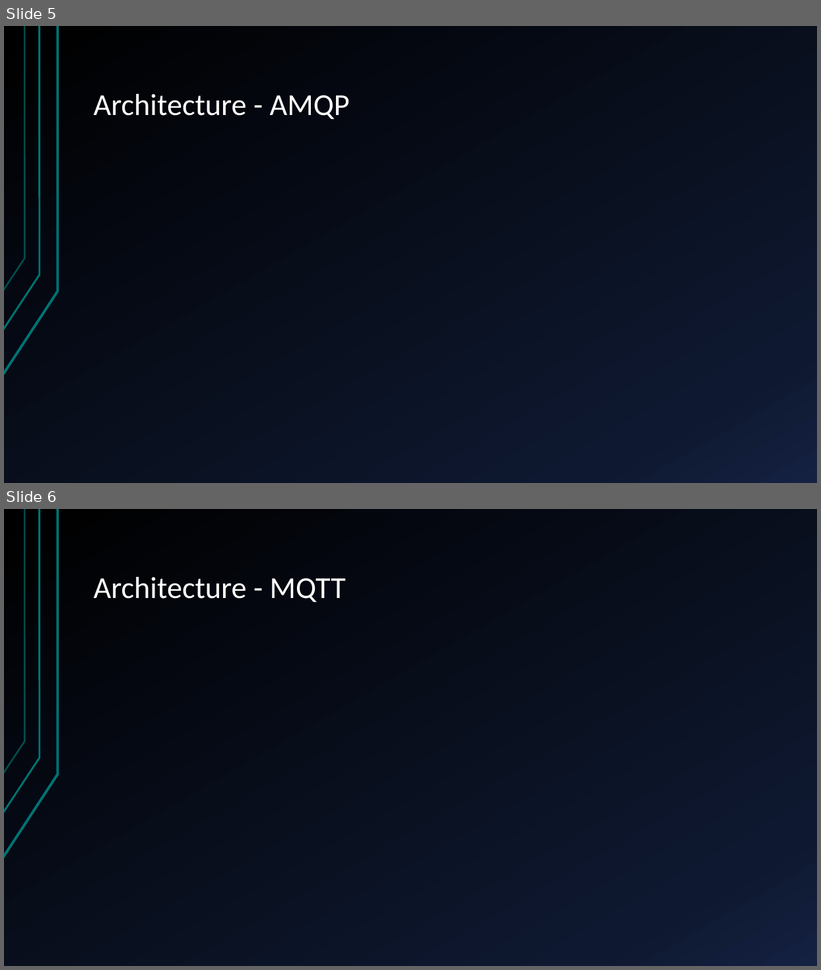
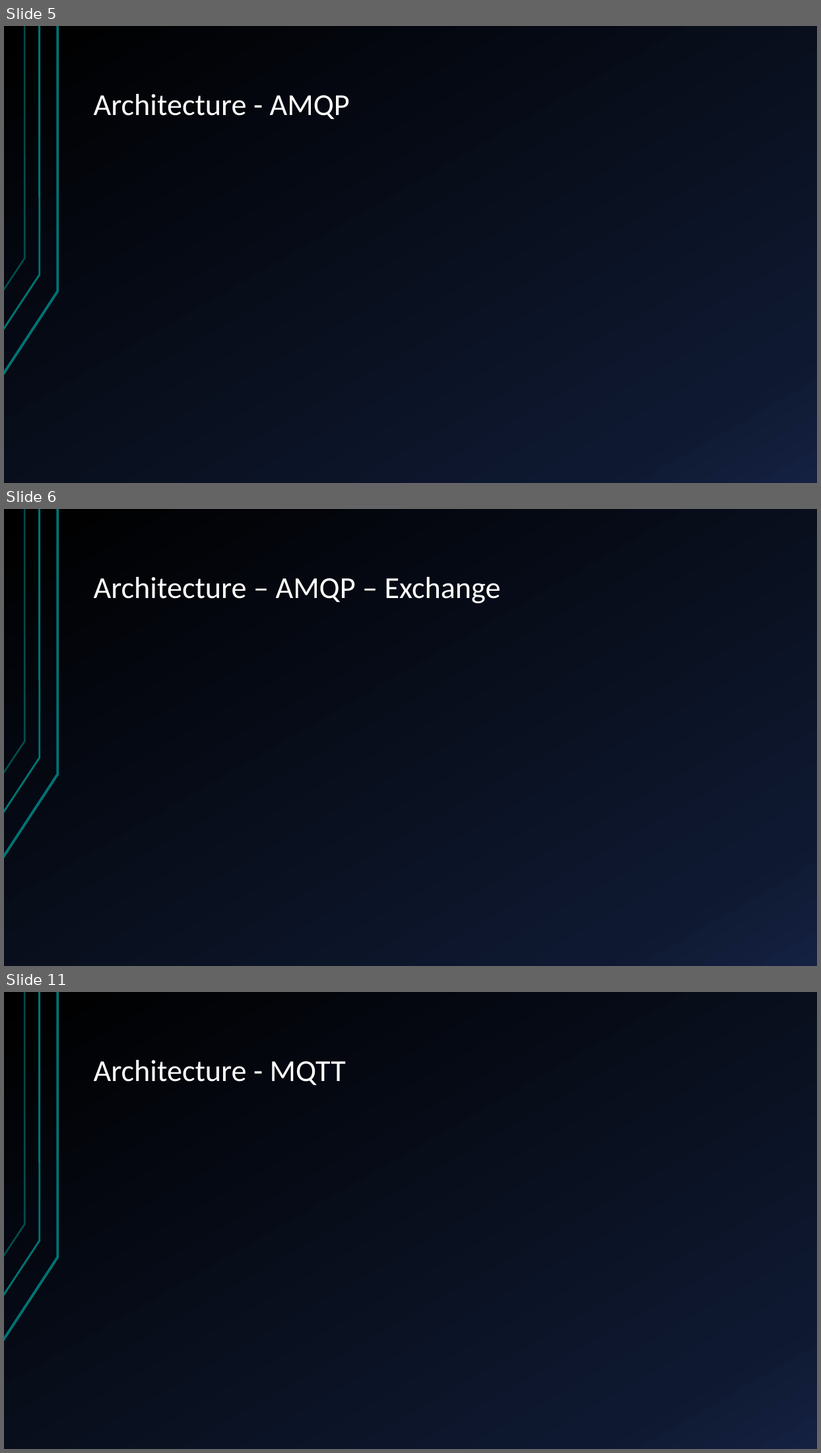
Before and after one commit to marc7666/Distributed-computing-course, a slide deck: Activities/Activity 2/RabbitMQ – components, benefits and application.pptx. Shown one above the other, each under a label of ours: slides 5 and 6 before the commit, slides 5, 6 and 11 after it; the slides between them are not shown. The pictures are 821x970 and 821x1453 pixels, drawn with LibreOffice and Linux fonts; fonts in the diff are those of the drawing. Boxes give left, top, right and bottom in pixels: in the first picture for what was removed or moved away, otherwise in the second. Text is boxed around its words. In the diff, an @@ line names an element or a change of style, - is before the commit and + after.

```diff
--- a/Activities/Activity 2/RabbitMQ – components, benefits and application.pptx
+++ b/Activities/Activity 2/RabbitMQ – components, benefits and application.pptx
@@ slide 6 added at [4, 509, 817, 966], background gradient #000000 to #0F1931 to #142242; not listed: 3 template elements that a slide beside it also shows @@
@@ title added at [94, 577, 501, 603], 36 pt, text #FFFFFF @@
+Architecture – AMQP – Exchange
@@ what was slide 6 is now slide 11 @@
```
Also in this commit, not shown: 4 other slides added, 6 other files.
